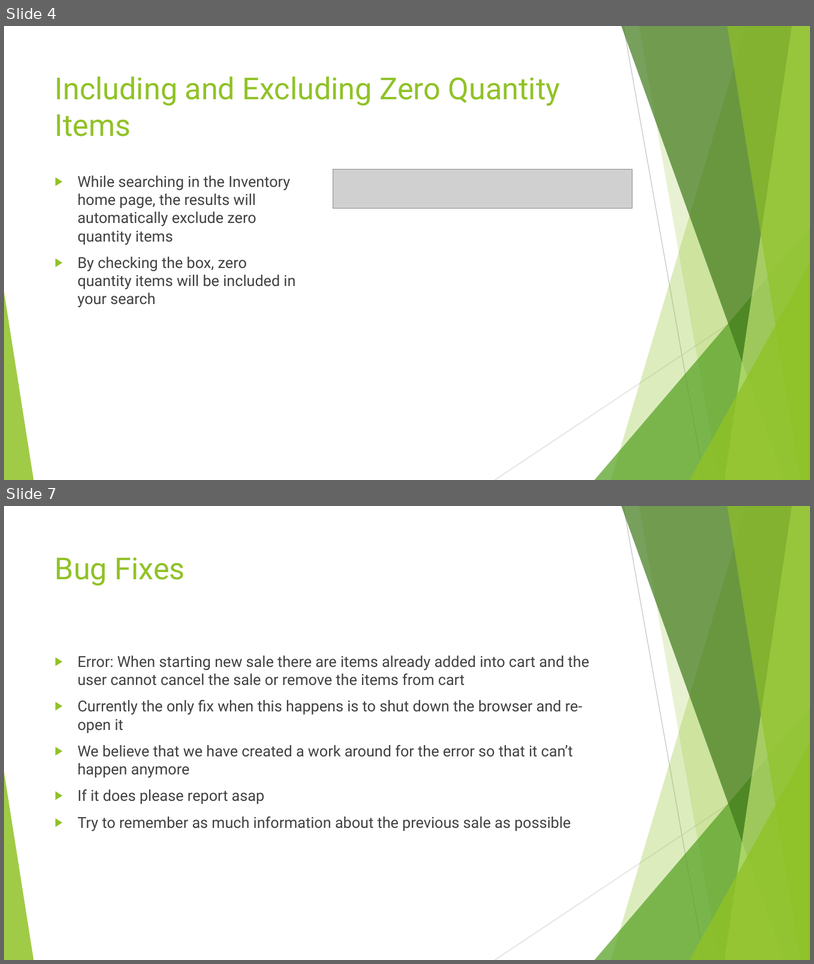
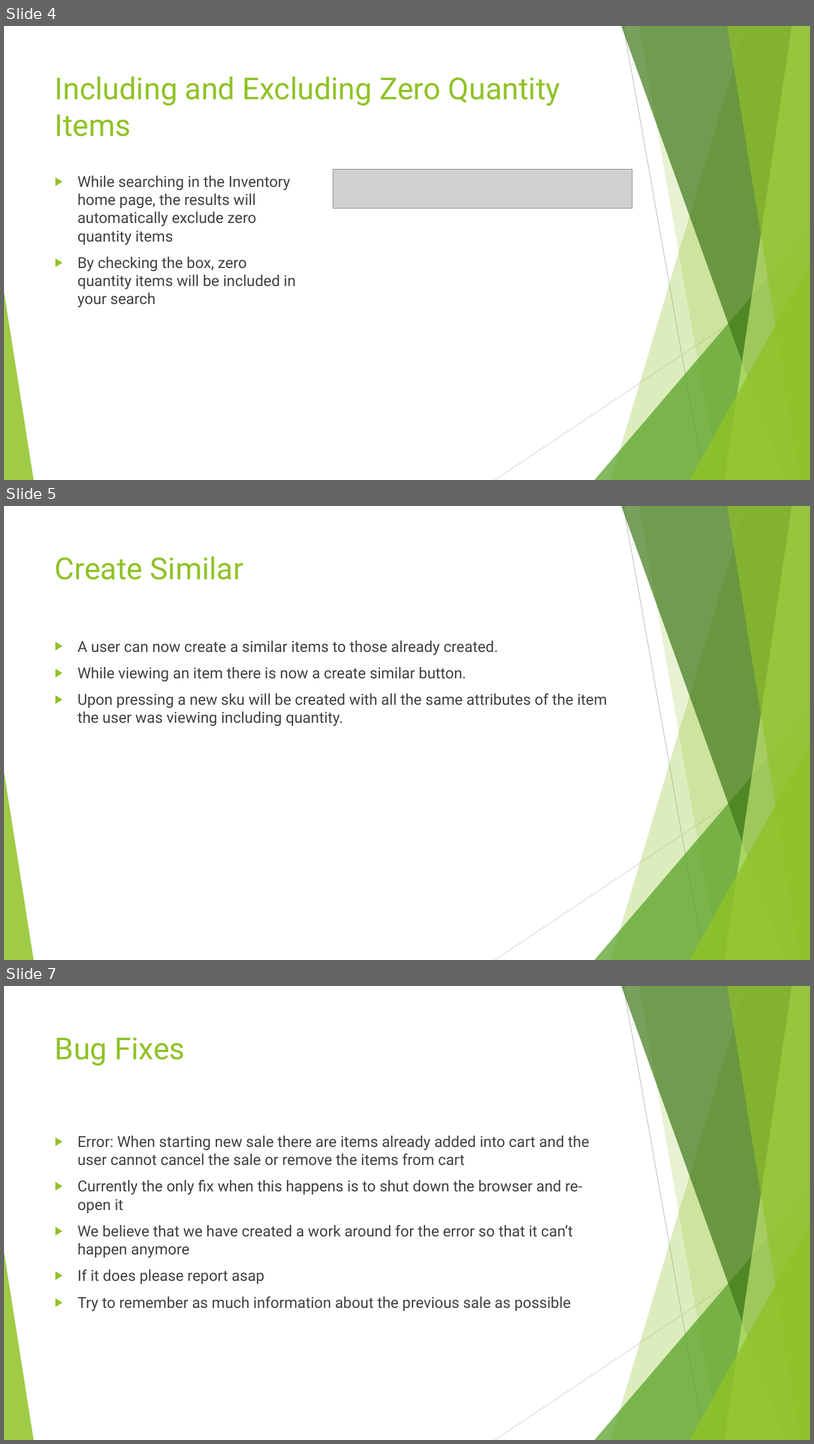
Before and after one commit to SweetSpotProShop/SweetSpot-Documentation, a slide deck: Release Powerpoints/V2.6.0.pptx. Shown one above the other, each under a label of ours: slides 4 and 7 before the commit, slides 4, 5 and 7 after it; the slides between them are not shown. The pictures are 814x964 and 814x1444 pixels, drawn with LibreOffice and Linux fonts; fonts in the diff are those of the drawing; grey boxes stand for pictures. Boxes give left, top, right and bottom in pixels: in the first picture for what was removed or moved away, otherwise in the second. Text is boxed around its words. In the diff, an @@ line names an element or a change of style, - is before the commit and + after.

Commit message:
Added to Power Point
Included a description of the create similar changes and the new extended price on invoices.

```diff
--- a/Release Powerpoints/V2.6.0.pptx
+++ b/Release Powerpoints/V2.6.0.pptx
@@ slide 5 added at <box>4,506,810,960</box>, background #FFFFFF; not listed: 10 template elements that a slide beside it also shows @@
@@ title added at <box>55,556,243,580</box>, 36 pt, text #90C226 @@
+Create Similar
@@ text added at <box>78,640,608,726</box>, 18 pt, text #404040 @@
+▶ A user can now create a similar items to those already created.
+▶ While viewing an item there is now a create similar button.
+▶ Upon pressing a new sku will be created with all the same attributes of the item the user was viewing including quantity.
```
Also in this commit, not shown: 1 slide changed, 1 other slide added, 2 slides removed.
